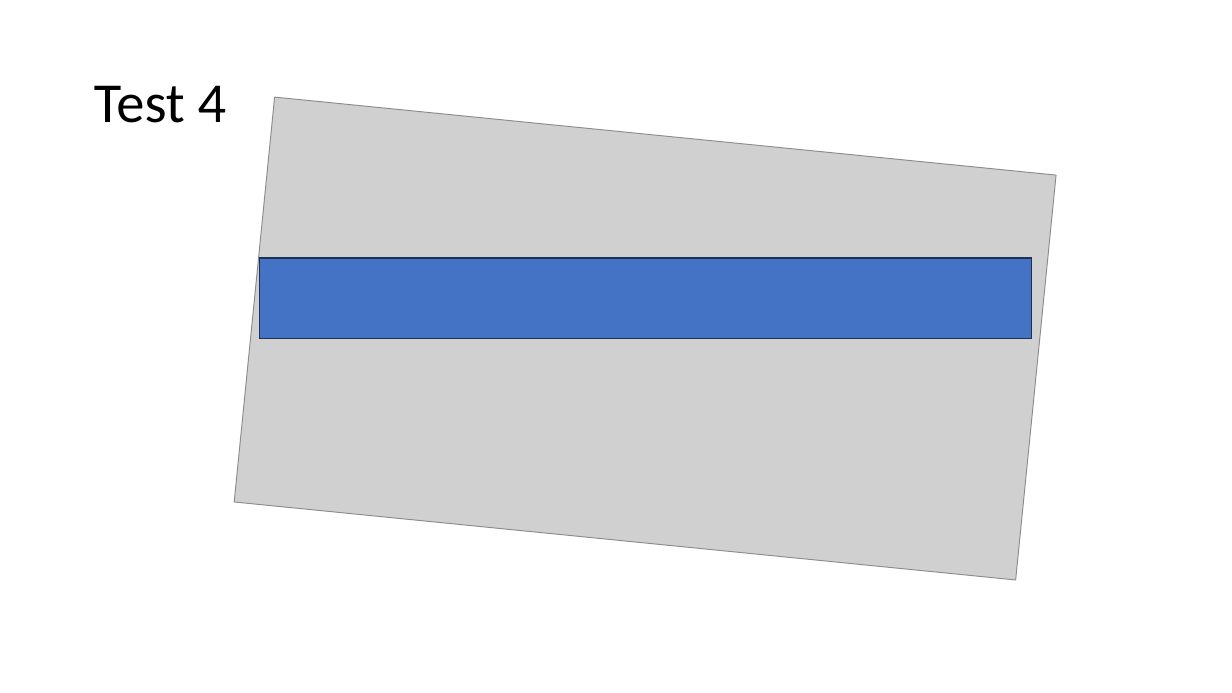
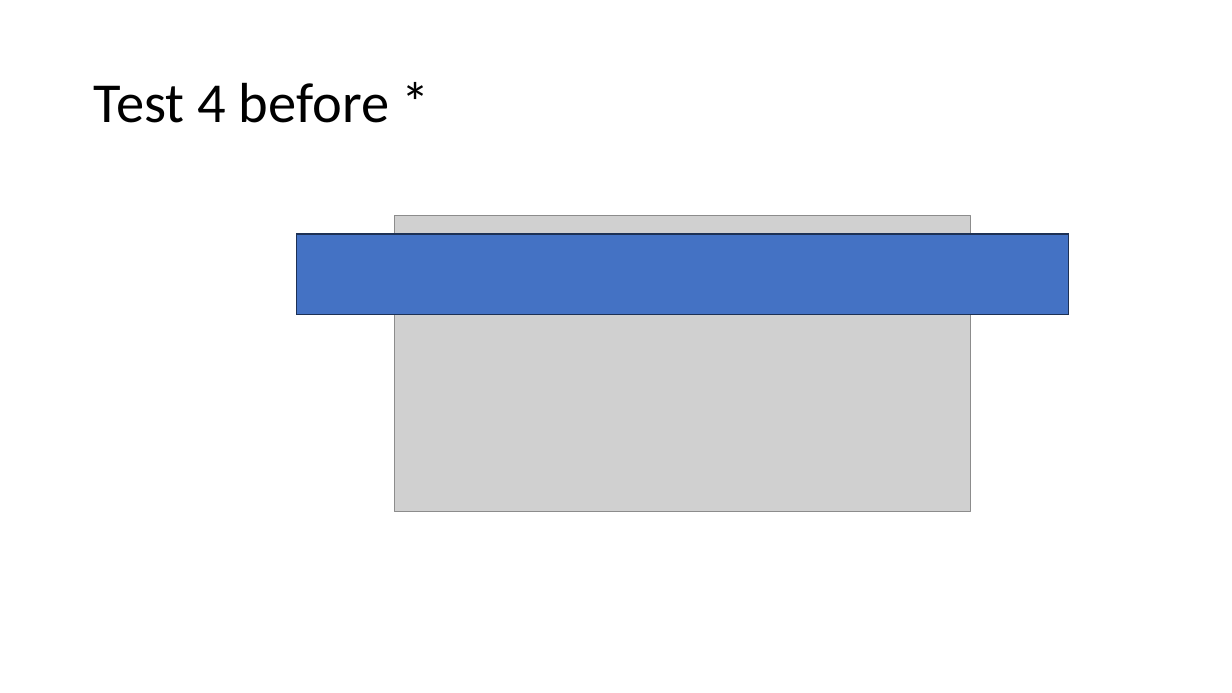
Before and after one commit to Maye16/angle-photos, a slide deck: slide 8 of Figures/Présentation2.pptx (slide 3 before the commit). Drawn at 1232x693 pixels with LibreOffice and Linux fonts; fonts in the diff are those of the drawing; grey boxes stand for pictures. Boxes give left, top, right and bottom in pixels: in the first picture for what was removed or moved away, otherwise in the second. Text is boxed around its words. In the diff, an @@ line names an element or a change of style, - is before the commit and + after.

```diff
--- a/Figures/Présentation2.pptx
+++ b/Figures/Présentation2.pptx
@@ title at [94, 82, 389, 123]: text changed @@
-Test 4
+Test 4 before *
@@ picture removed at [234, 97, 1056, 580] @@
@@ rectangle: place and size @@
-rectangle at [259, 258, 1031, 338]
+rectangle at [297, 234, 1069, 314]
@@ picture added at [395, 215, 971, 512] @@
```
Also in this commit, not shown: 2 other slides changed, 9 slides added, 17 other files.
